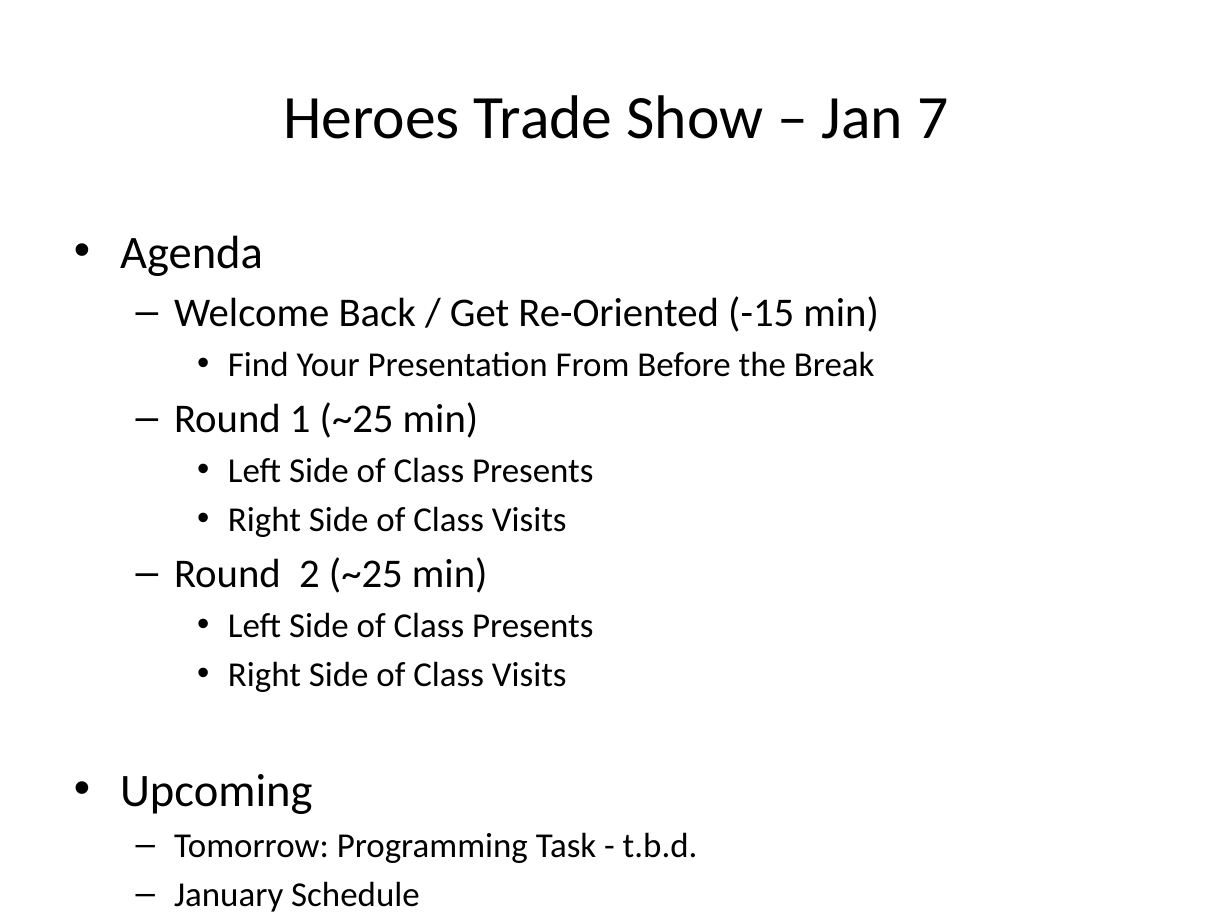
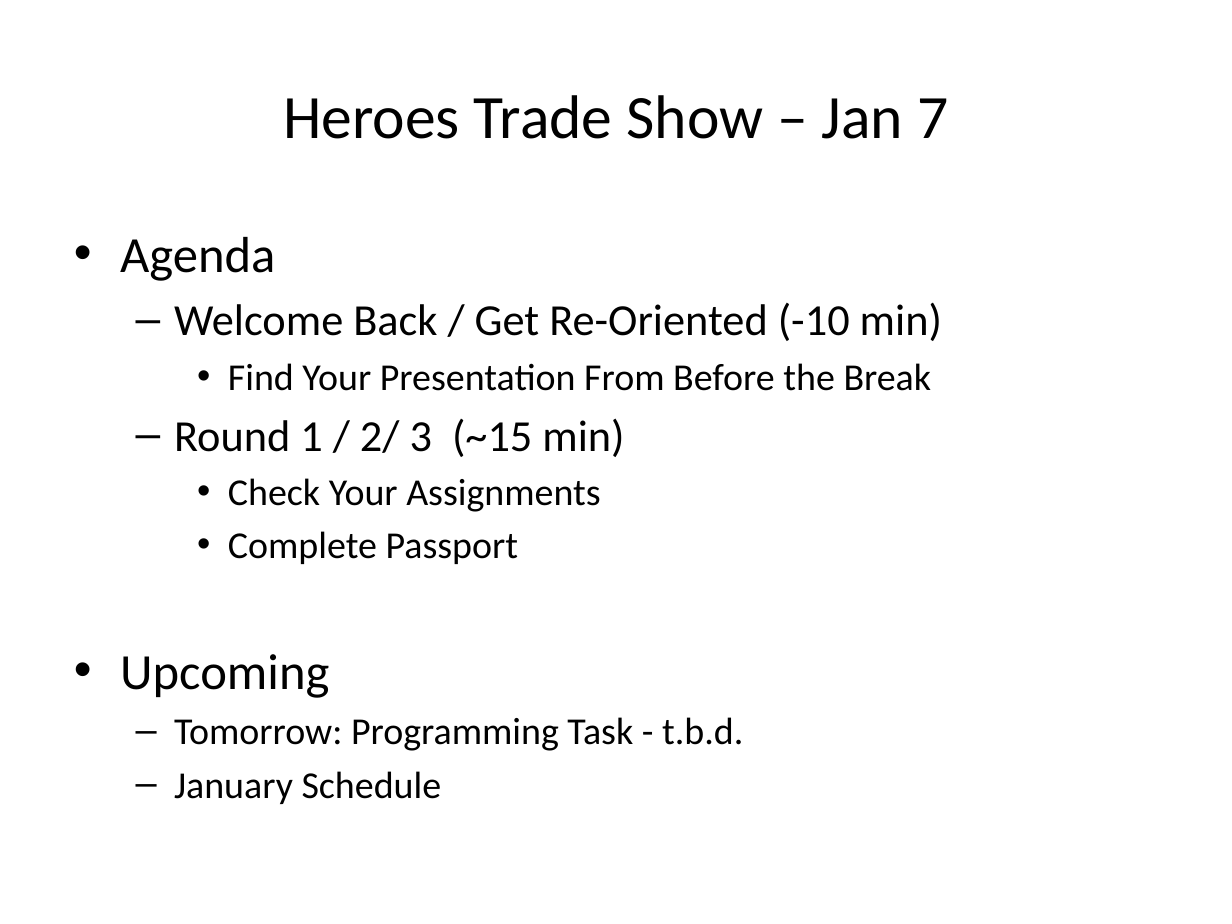
Before and after one commit to optimalcore/ICS2O0, a slide deck: slide 1 of Daily Agendas/Day17.1_HeroesTradeShow.pptx. Drawn at 1232x924 pixels with LibreOffice and Linux fonts; fonts in the diff are those of the drawing. Boxes give left, top, right and bottom in pixels: in the first picture for what was removed or moved away, otherwise in the second. Text is boxed around its words. In the diff, an @@ line names an element or a change of style, - is before the commit and + after.

```diff
--- a/Daily Agendas/Day17.1_HeroesTradeShow.pptx
+++ b/Daily Agendas/Day17.1_HeroesTradeShow.pptx
@@ text at [120,237,932,804]: size 27.2 to 29.6 pt in "Agenda", "Upcoming"; size 20.4 to 22.2 pt in "Find Your Presentation From Before the Break", "Tomorrow: Programming Task - t.b.d.", "January Schedule" @@
@@ text at [174,302,942,341]: text changed; size 23.8 to 25.9 pt @@
-  – Welcome Back / Get Re-Oriented (-15 min)
+  – Welcome Back / Get Re-Oriented (-10 min)
@@ text at [174,418,624,564]: text changed; size 20.4 to 22.2 pt @@
-  – Round 1 (~25 min)
-    • Left Side of Class Presents
-    • Right Side of Class Visits
-  – Round 2 (~25 min)
-    • Left Side of Class Presents
-    • Right Side of Class Visits
+  – Round 1 / 2/ 3 (~15 min)
+    • Check Your Assignments
+    • Complete Passport
```
Also in this commit, not shown: 1 slide added, 2 other files.
